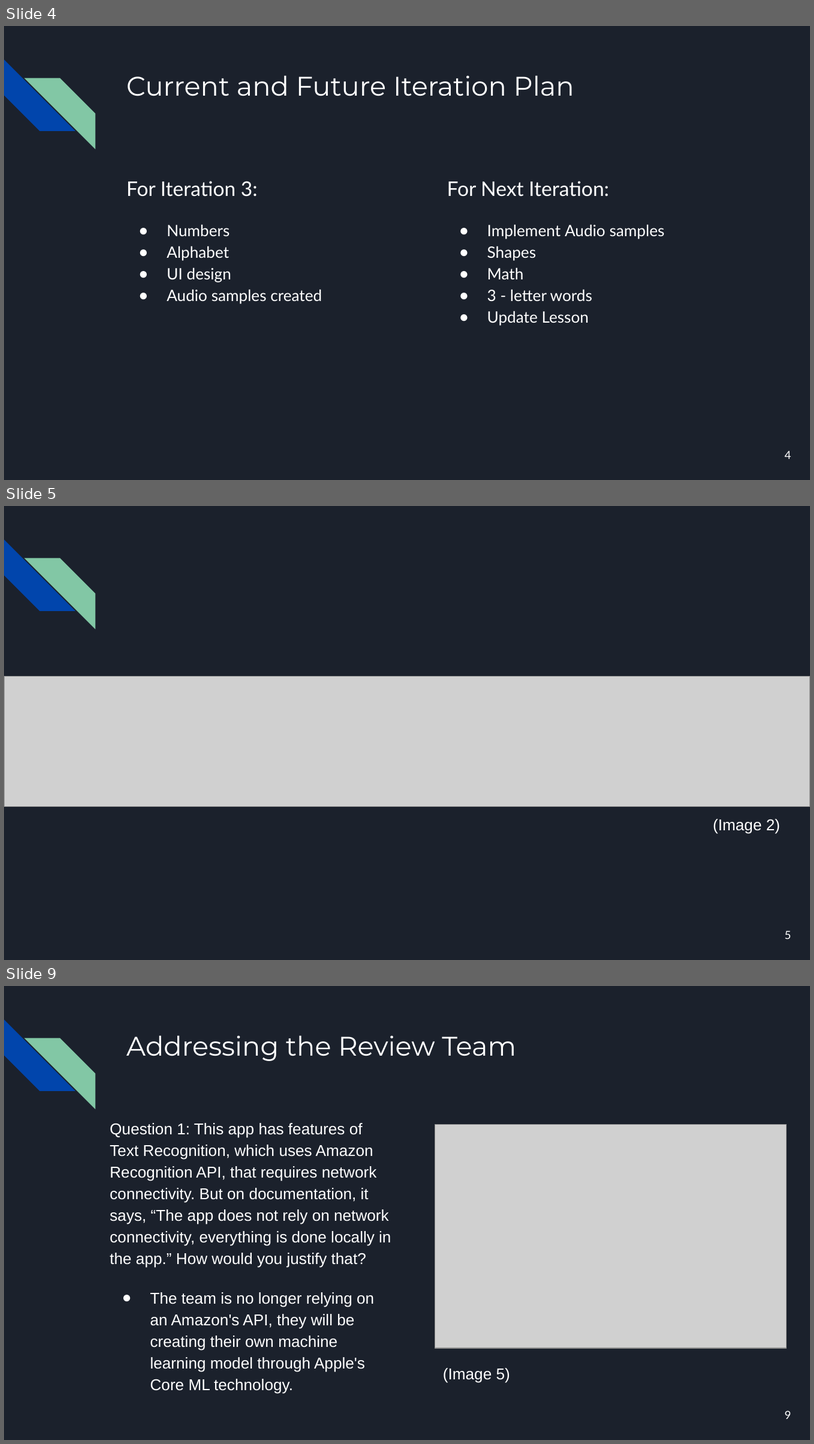
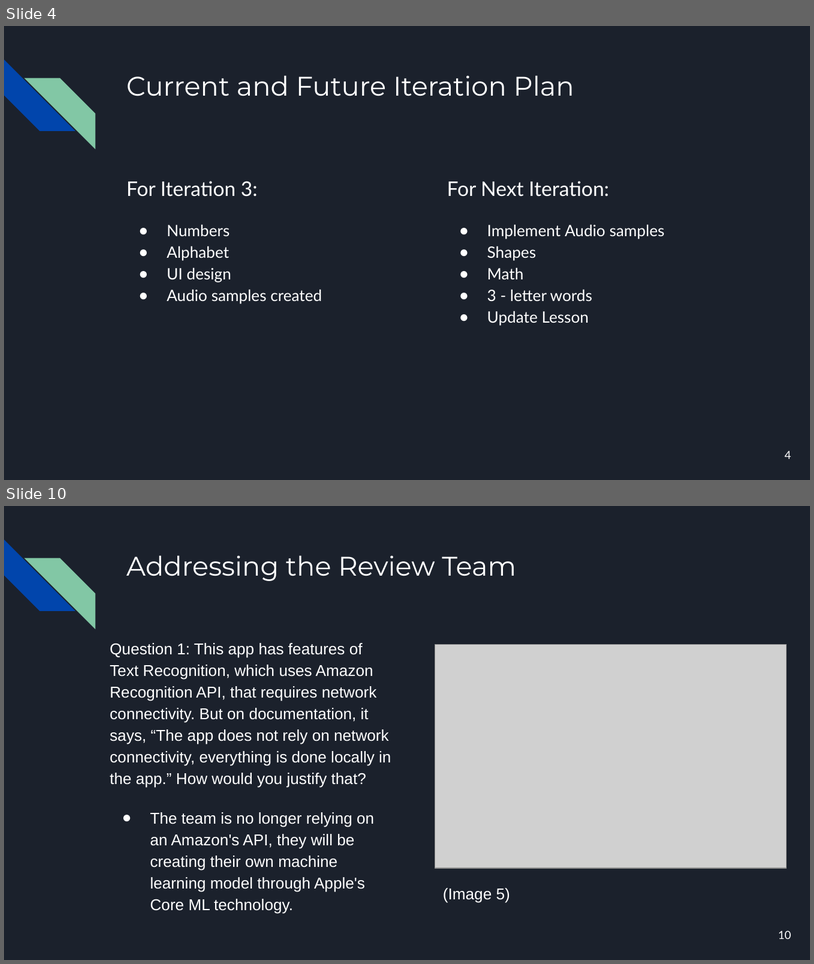
Before and after one commit to zacherygentry/CSE-3311, a slide deck: iteration3Phase/Iteration 3.pptx. Shown one above the other, each under a label of ours: slides 4, 5 and 9 before the commit, slides 4 and 10 after it; the slides between them are not shown. The pictures are 814x1444 and 814x964 pixels, drawn with LibreOffice and Linux fonts; fonts in the diff are those of the drawing; grey boxes stand for pictures. Boxes give left, top, right and bottom in pixels: in the first picture for what was removed or moved away, otherwise in the second. Text is boxed around its words. In the diff, an @@ line names an element or a change of style, - is before the commit and + after.

```diff
--- a/iteration3Phase/Iteration 3.pptx
+++ b/iteration3Phase/Iteration 3.pptx
@@ slide 5 removed at bbox=[4, 506, 810, 960], background #1B212C; not listed: 2 template elements that a slide beside it also shows @@
@@ picture removed at bbox=[4, 676, 810, 806] @@
@@ text removed at bbox=[713, 819, 780, 834] @@
-(Image 2)
@@ page number removed at bbox=[785, 930, 792, 939] @@
-5
@@ what was slide 9 is now slide 10 @@
@@ page number at bbox=[779, 930, 792, 939]: text changed @@
-9
+10
```
Also in this commit, not shown: 3 slides changed, 3 slides added, 1 other slide removed, 3 other files.
